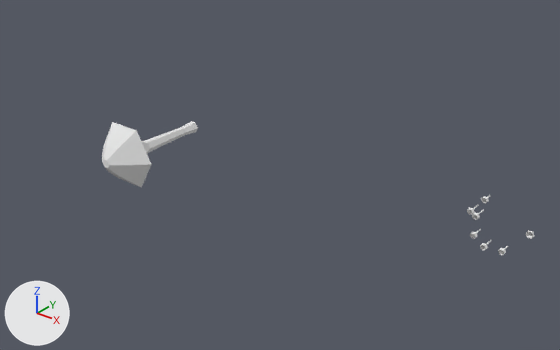
What one commit did to the OBJ model assets/models/level/mushroom/model.obj.
Rendered twice from a 50 mm lens placed at (444.0, -1505.0, 851.0), pointed at (-507.0, -316.0, 114.0). The axes (+X, +Y, +Z) are drawn at lower left. The lights are the same throughout. The picture after the commit comes second. Where no turn or scale is listed for an object, it has been applied to the vertices.

The first picture shows 'mushroomMesh.old'.
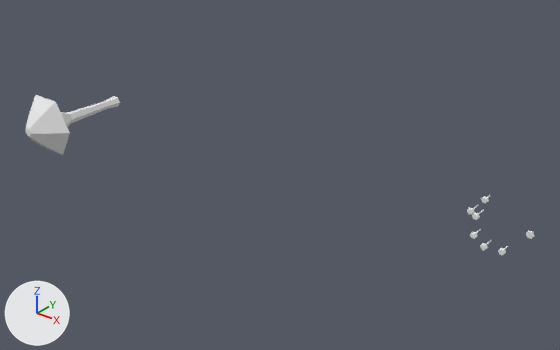
Pixel boxes [x1, y1, x2, y2] of what changed, in the pictures (560 x 350 px; the box of a moved part takes in the faces that stretch with it):
'mushroomMesh.old', reshaped (18% wider, 19% taller): before [102, 121, 534, 255]; after [26, 95, 534, 255]
part 1 of me_mushroommesh_old, moved or reshaped: before [102, 121, 198, 188]; after [26, 95, 120, 155]
part 2 of me_mushroommesh_old, added: after [467, 198, 534, 255]

What changed in the scene script:
```text
Add mat_mushroom_02_mat:
    mat_mushroom_02_mat = principled_material('mushroom_02.mat')
    mat_mushroom_02_mat.base_color = (0.8, 0.8, 0.8)  # white #e7e7e7
    mat_mushroom_02_mat.roughness = 1.0
Change me_mushroommesh_old:
    used by ob_mushroommesh_old; location = (0.0, 0.0, 0.0)
    remove me_mushroommesh_old.from_pydata(...)  # 324 vertices, 553 faces; spans x -738.0..-37.0, y -653.0..0.0, z -68.0..278.0
    add me_mushroommesh_old.from_pydata(...)  # 328 vertices, 581 faces; spans x -988.0..-37.0, y -653.0..0.0, z -68.0..278.0
    me_mushroommesh_old part 1: the loose piece of 42 vertices spanning x -738.0..-596.0, y -653.0..-413.0, z 156.0..278.0 is moved by (-250.0, 0.0, 0.0)
    me_mushroommesh_old part 2
    4 vertices are added at (-135.0, -45.0, -65.0), (-95.0, -37.0, -54.0), (-95.0, -37.0, -66.0), (-92.0, -37.0, -60.0)
    28 new faces join them, mat_mushroommat (white #e7e7e7)
    add me_mushroommesh_old.materials.append(mat_mushroom_02_mat)  # white #e7e7e7
```
